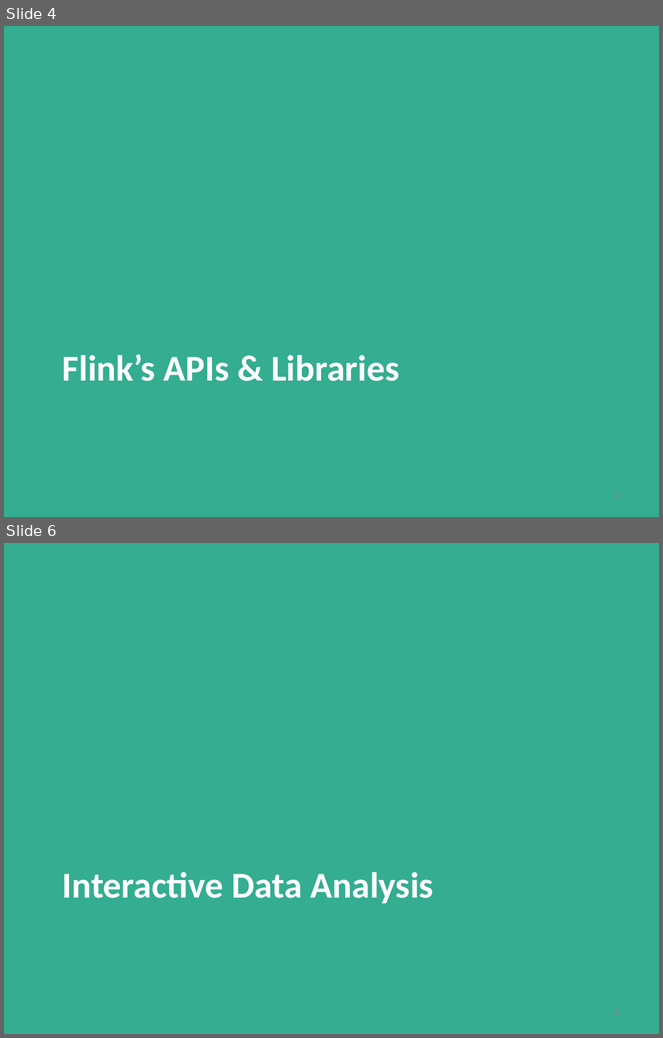
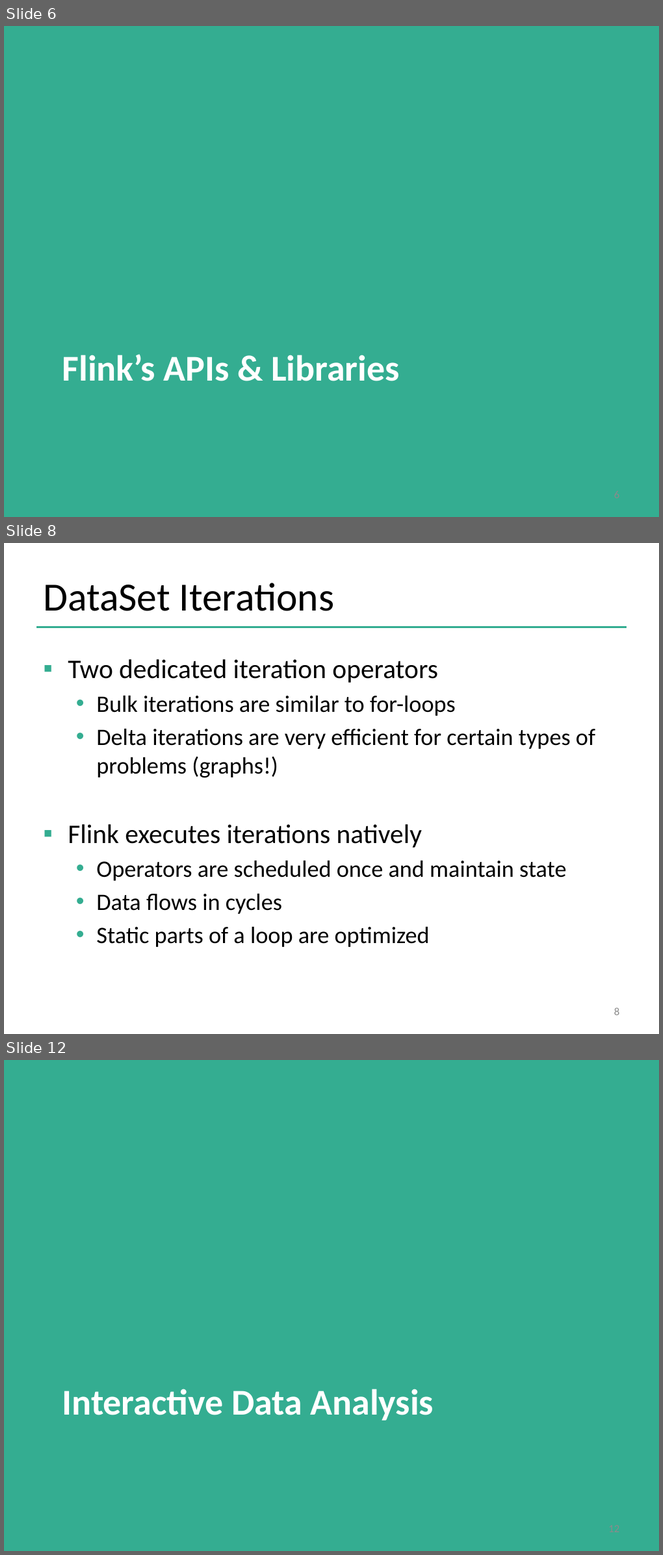
Before and after one commit to dataArtisans/flink-training-web, a slide deck: slides/closing.pptx. Shown one above the other, each under a label of ours: slides 4 and 6 before the commit, slides 6, 8 and 12 after it; the slides between them are not shown. The pictures are 663x1038 and 663x1555 pixels, drawn with LibreOffice and Linux fonts; fonts in the diff are those of the drawing; background and template pictures are left out. Boxes give left, top, right and bottom in pixels: in the first picture for what was removed or moved away, otherwise in the second. Text is boxed around its words. In the diff, an @@ line names an element or a change of style, - is before the commit and + after.

```diff
--- a/slides/closing.pptx
+++ b/slides/closing.pptx
@@ slide 8 added at bbox=[4, 543, 659, 1034], background #FFFFFF @@
@@ title added at bbox=[43, 583, 334, 611], 44 pt, text #000000 @@
+DataSet Iterations
@@ line added from (36, 627) to (627, 627), #34AD91 2 pt @@
@@ text added at bbox=[68, 659, 596, 947], 25.9 pt, text #000000 @@
+▪ Two dedicated iteration operators
+  • Bulk iterations are similar to for-loops
+  • Delta iterations are very efficient for certain types of problems (graphs!)
+▪ Flink executes iterations natively
+  • Operators are scheduled once and maintain state
+  • Data flows in cycles
+  • Static parts of a loop are optimized
@@ page number added at bbox=[614, 1008, 620, 1016], 12 pt, text #8C8C8C @@
+8
@@ what was slide 4 is now slide 6 @@
@@ what was slide 6 is now slide 12 @@
```
Also in this commit, not shown: 1 slide changed, 7 other slides added, 2 slides removed.
